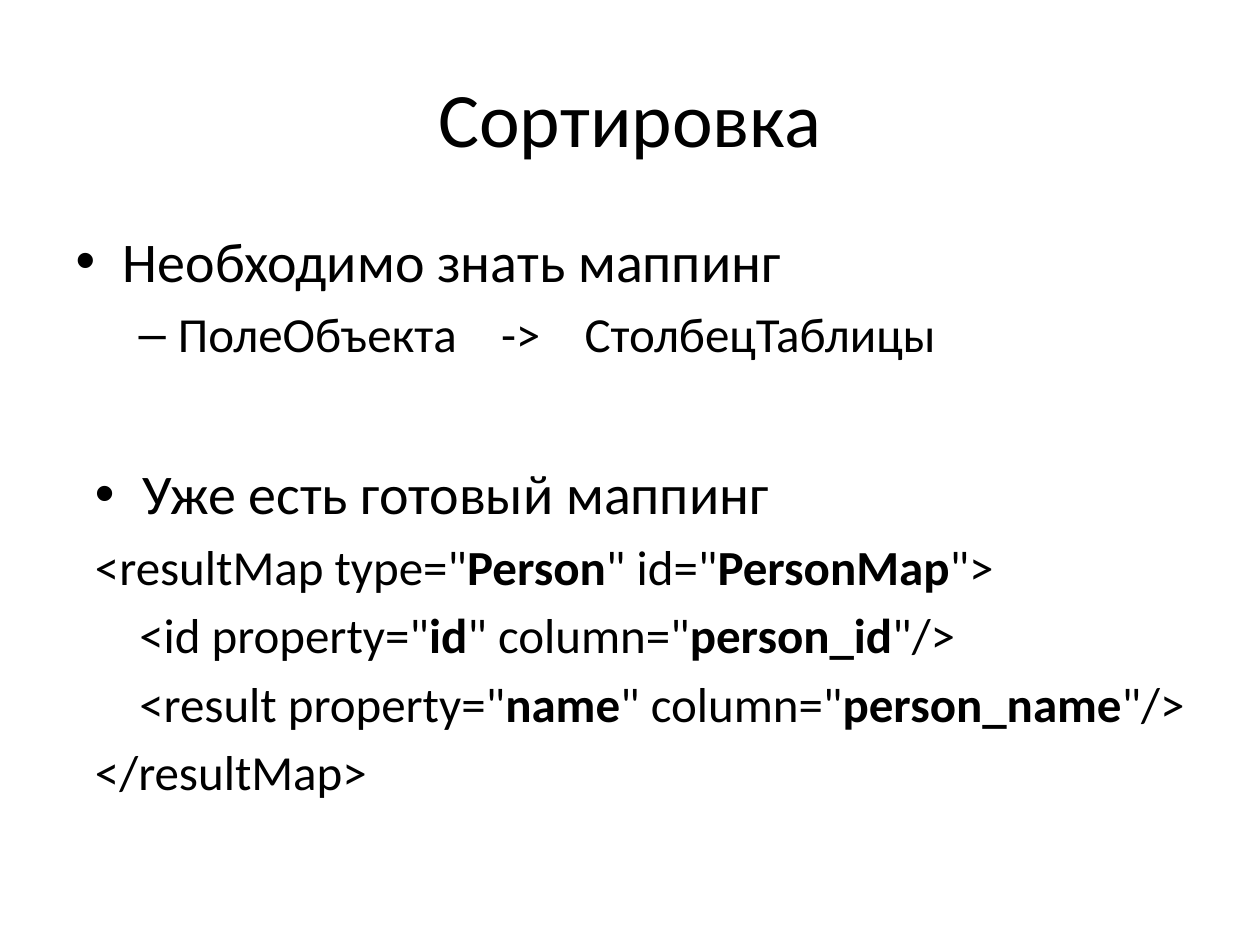
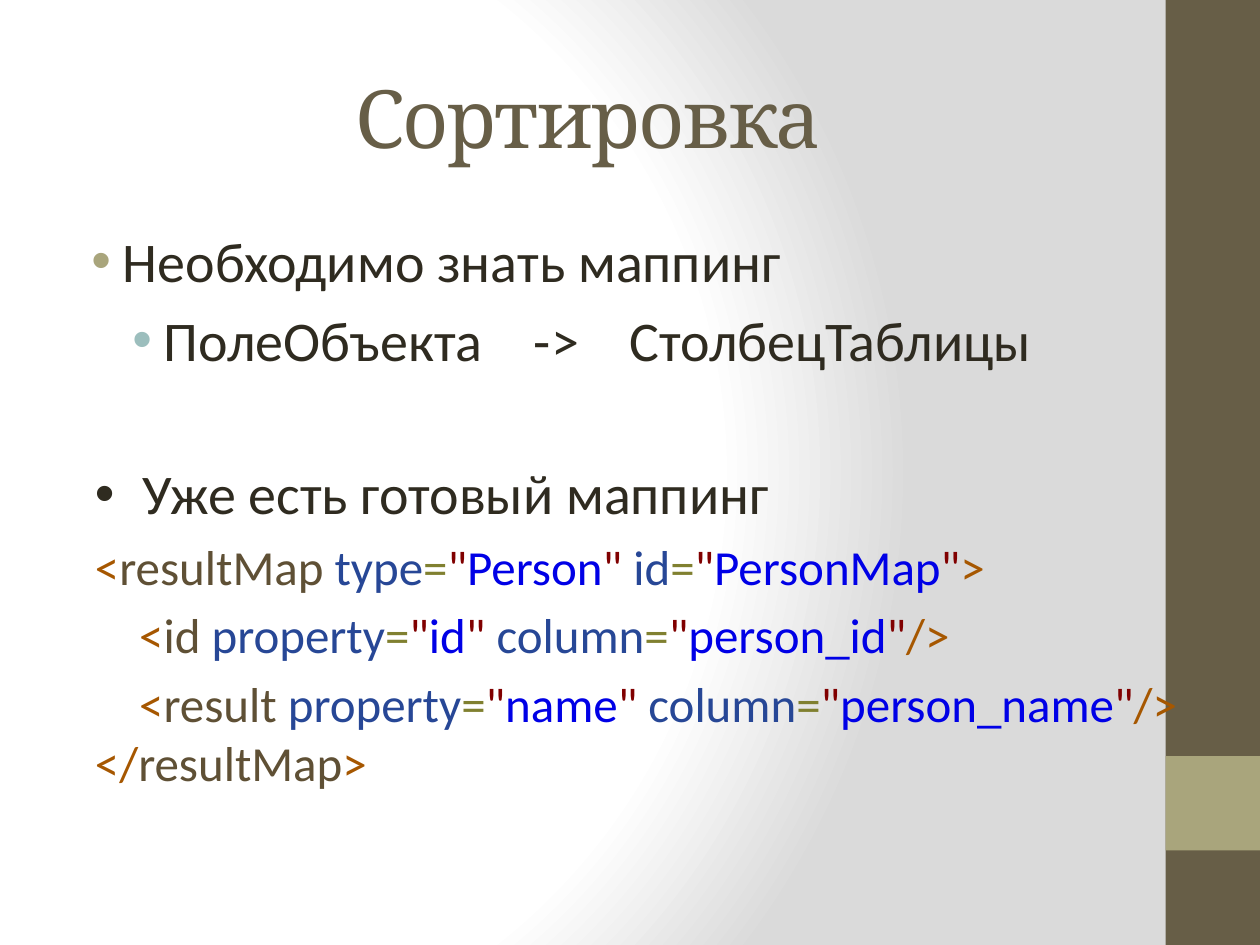
Before and after one commit to vitali-kviatkouski/personal, a slide deck: slide 21 of MyBatis.pptx (slide 20 before the commit). Drawn at 1260x945 pixels with LibreOffice and Linux fonts; fonts in the diff are those of the drawing. Boxes give left, top, right and bottom in pixels: in the first picture for what was removed or moved away, otherwise in the second. Text is boxed around its words. In the diff, an @@ line names an element or a change of style, - is before the commit and + after.

```diff
--- a/MyBatis.pptx
+++ b/MyBatis.pptx
@@ background #FFFFFF to gradient #FFFFFF to #DADADA @@
@@ rectangle added at [1166,0,1260,945], fill #675E47 @@
@@ title "Сортировка" at [355,89,821,168]: size 44 to 46 pt, font Calibri to Cambria, text colour #000000 to #675E47, letter spacing 0 to -1 pt @@
@@ text "Необходимо знать маппинг" at [123,244,1031,370]: text colour #000000 to #2F2B20; size 28 to 32 pt in "ПолеОбъекта -> СтолбецТаблицы"; indent changed; bullet – to • @@
@@ text at [95,476,984,661]: text colour #000000 to #2F2B20 in "Уже есть готовый маппинг"; text colour #000000 to #A65700 in "<resultMap id="PersonMap">", "<id column="person_id"/>"; text colour #000000 to #5F5035 in "<resultMap", "<id"; text colour #000000 to #274796, text colour #000000 to #808030, text colour #000000 to #800000, text colour #000000 to #0000E6, bold off in "type="Person" id="PersonMap">", "property="id" column="person_id"/>" @@
@@ text at [95,682,1177,789]: text changed; text colour #000000 to #5F5035 @@
-<result property="name" column="person_name"/>
-</resultMap>
+<result property="name" column="person_name"/> </resultMap>
@@ rectangle added at [1166,756,1260,850], fill #A9A57C @@
```
Also in this commit, not shown: 21 other slides changed, 4 slides added, 1 slide removed.
